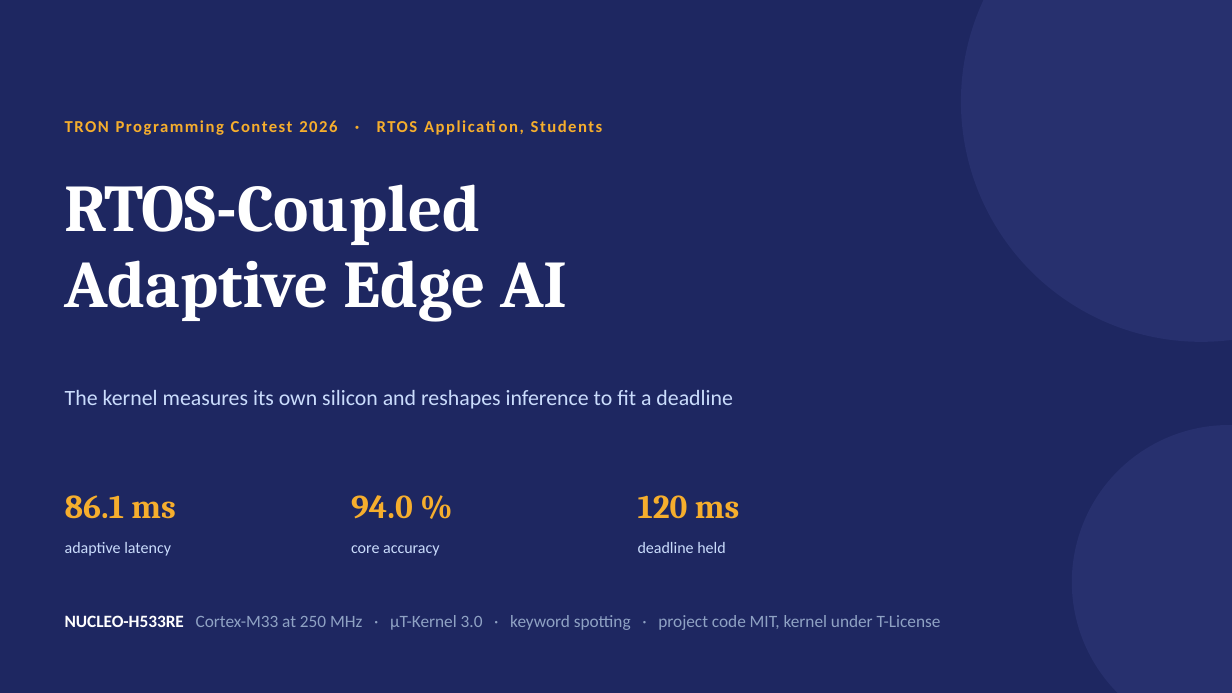
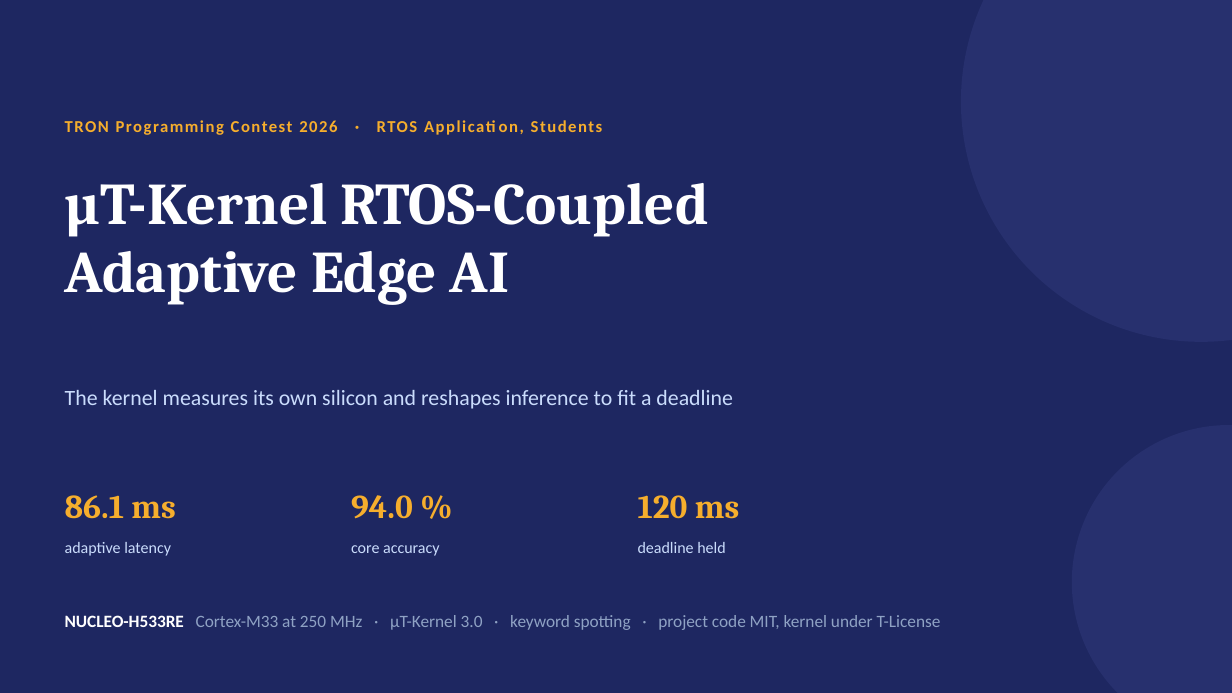
Before and after one commit to kushal-script/utkernel-rtos-adaptive-edge-ai, a slide deck: slide 1 of docs/TRON2026_intro_slides.pptx. Drawn at 1232x693 pixels with LibreOffice and Linux fonts; fonts in the diff are those of the drawing. Boxes give left, top, right and bottom in pixels: in the first picture for what was removed or moved away, otherwise in the second. Text is boxed around its words. In the diff, an @@ line names an element or a change of style, - is before the commit and + after.

```diff
--- a/docs/TRON2026_intro_slides.pptx
+++ b/docs/TRON2026_intro_slides.pptx
@@ text at [65,183,709,237]: text changed; size 52 to 46 pt @@
-RTOS-Coupled
+µT-Kernel RTOS-Coupled
@@ text at [65,251,510,305]: size 52 to 46 pt in "Adaptive Edge AI" @@
```
Also in this commit, not shown: 1 other slide changed, 1 slide added, 24 other files.
